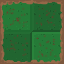
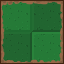
The second 64 × 64 image is a revision of the first. Changes to its layers:
added layer "Capa de pintura 12" above "Capa de pintura 8" over [0, 0, 64, 64]
painted on "Capa de pintura 7" over [0, 0, 64, 64]
hid "Capa de pintura 9" over [0, 0, 64, 64]
painted on "Capa de pintura 2" over [0, 0, 64, 64]
